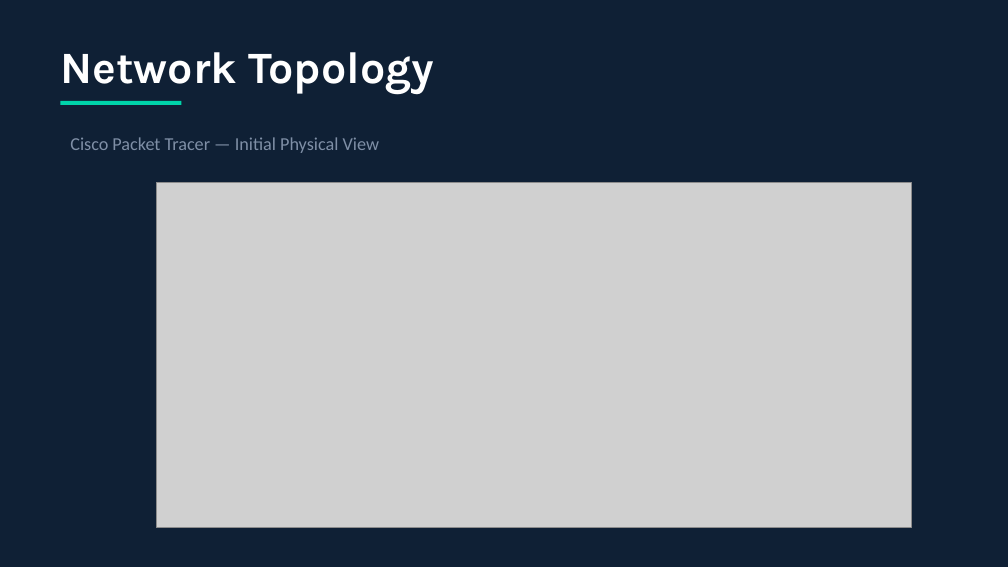
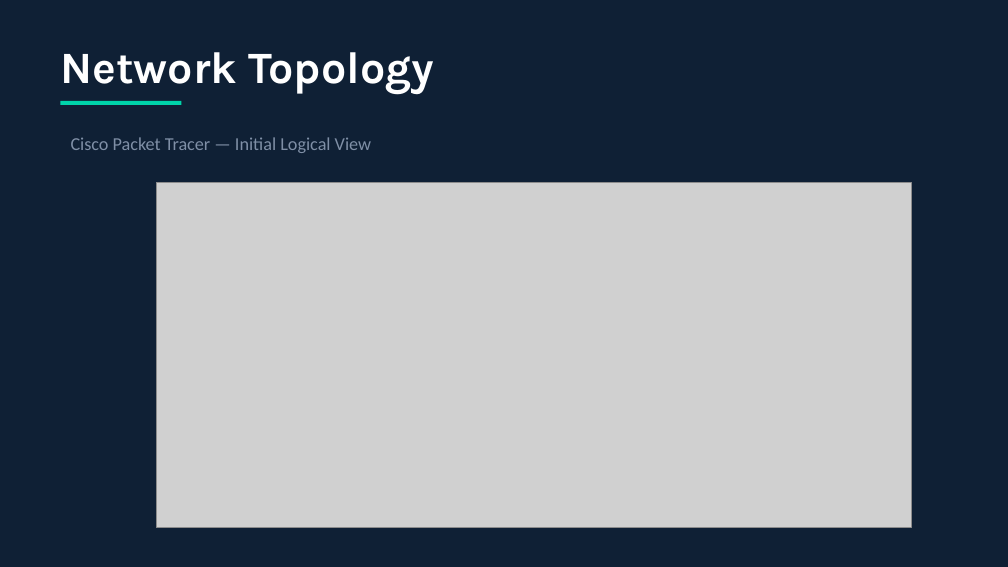
Before and after one commit to Logan722/tech-startup-network-design, a slide deck: slide 4 of presentations/TechStartupNetwork.pptx. Drawn at 1008x567 pixels with LibreOffice and Linux fonts; fonts in the diff are those of the drawing; grey boxes stand for pictures. Boxes give left, top, right and bottom in pixels: in the first picture for what was removed or moved away, otherwise in the second. Text is boxed around its words. In the diff, an @@ line names an element or a change of style, - is before the commit and + after.

Commit message:
Add final logical view and update presentation
- Added final logical view topology screenshot to media/
- Updated presentation with latest slide content

```diff
--- a/presentations/TechStartupNetwork.pptx
+++ b/presentations/TechStartupNetwork.pptx
@@ text at bbox=[71, 137, 371, 153]: text changed @@
-Cisco Packet Tracer — Initial Physical View
+Cisco Packet Tracer — Initial Logical View
```
Also in this commit, not shown: 3 other slides changed, 1 slide added, 1 other file.
